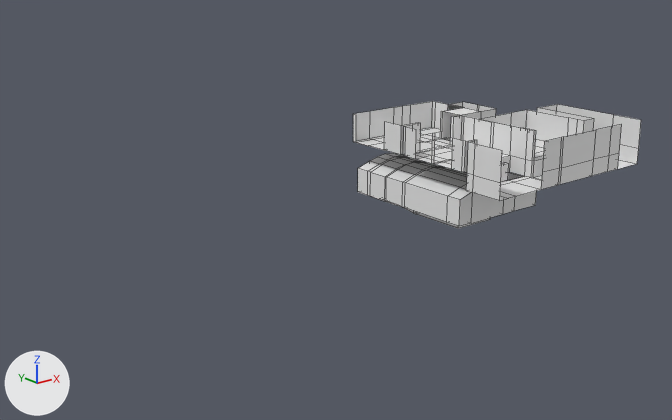
Two versions of the Blender file Assets/models/blendFiles/new_journey_home.blend, one commit apart.
The view is the same before and after, from a 50 mm lens placed at (-83.8, -76.3, 42.3), pointed at (-20.5, 2.9, 10.7). Arrows for +X, +Y and +Z are at lower left; the lights stay in place. Mesh edges are drawn as thin lines.
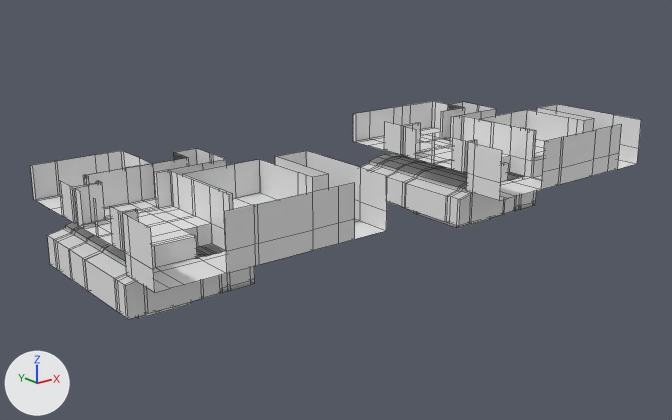
The change, as a diff of the scene's bpy script:
```diff
--- a/Assets/models/blendFiles/new_journey_home.blend.py
+++ b/Assets/models/blendFiles/new_journey_home.blend.py
@@ me_plane_002 @@
 # used by ob_plane; location = (-0.47, -1.8, 15.46)
-me_plane_002.from_pydata(...)  # 468 vertices, 385 faces, 1 loose edge; spans x -8.7..16.8, y -9.6..15.4, z -8.3..3.2
+me_plane_002.from_pydata(...)  # 671 vertices, 582 faces, 1 loose edge; spans x -8.7..16.8, y -9.6..15.4, z -8.3..3.2
+# me_plane_002 part 1
+# 2 vertices are removed from x 1.3..5.3, y 9.4, z -7.1..-0.4
+# 73 faces are deleted
+# 9 vertices in x -3.4, y -3.3..14.9, z -2.8 move by (0.0, 0.0, -0.1)
+# 115 vertices are added at x -8.2..5.3, y -3.3..14.9, z -8.3..-2.9
+# 16 new vertices lie (0.0, -0.5, 0.0) away from vertices in x -8.2..5.3, y -1.3, z -7.1..-2.8
+# 14 new vertices lie (0.0, 0.0, 0.4) away from vertices in x 1.3..5.3, y -3.3..5.9, z -7.1
+# 16 new vertices lie (-0.5, 0.0, 0.0) away from vertices in x 5.3, y -3.3..5.9, z -7.1..-3.9
+# 16 new vertices lie (-2.3, 0.0, 0.0) away from vertices in x 4.8, y -3.3..5.9, z -7.1..-3.9
+# 14 new vertices lie (0.0, 0.4, 0.0) away from vertices in x -8.2..1.3, y 12.9, z -7.1..-2.8
+# 14 new vertices lie (1.7, 0.0, 0.3) away from vertices in x -8.2, y -3.3..14.9, z -3.9
+# 270 new faces join them
@@ me_plane_001 @@
+me_plane_001.from_pydata(...)  # 752 vertices, 654 faces, 1 loose edge; spans x -50.6..-25.1, y -9.6..15.8, z -8.3..3.2
@@ ob_plane_002 @@
+ob_plane_002 = bpy.data.objects.new('Plane.002', me_plane_001)
+ob_plane_002.location = (-0.47, -1.8, 15.46)
```

Location of each change, [x1, y1, x2, y2] in pixels of the pictures (672 x 420 px):
'Plane.002', added
    after: [30, 148, 387, 319]
part 1 of me_plane_002, built on
    before: [358, 108, 536, 228]
    after: [361, 137, 536, 228]
